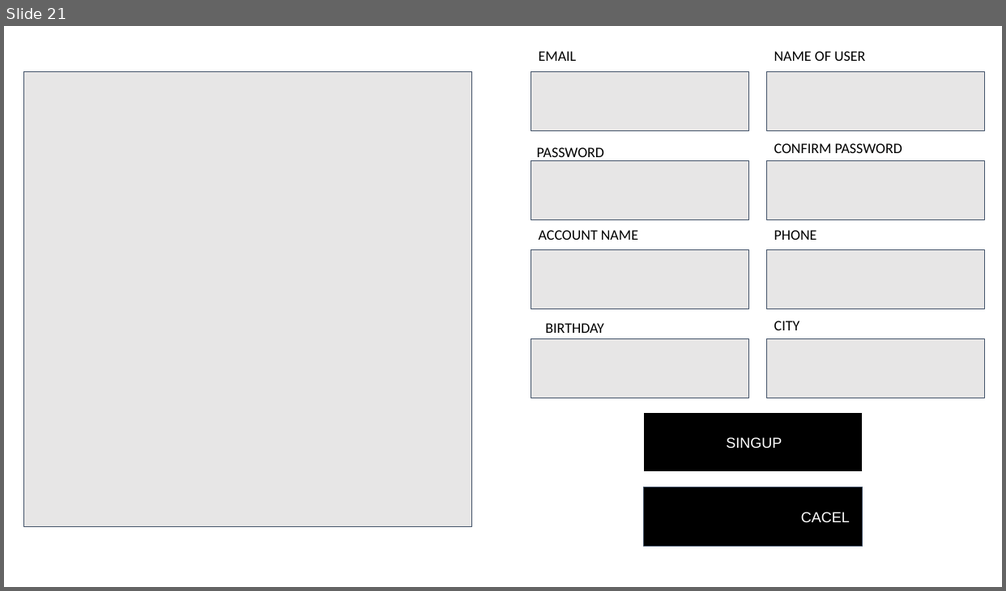
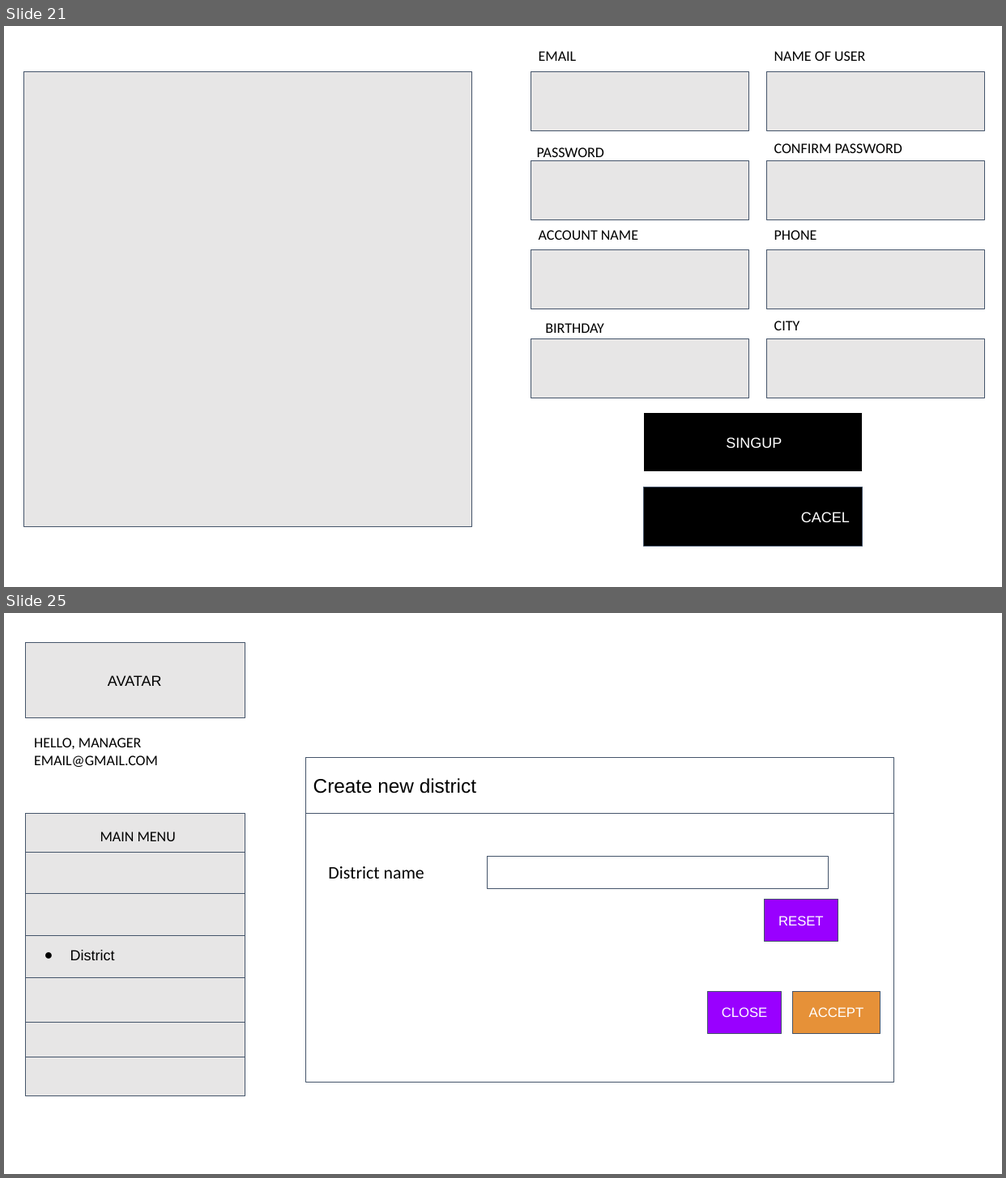
Before and after one commit to votrungquantp15/SE1618-GroupQNP, a slide deck: SWP-Document/SWP/wireframe SWP.pptx. Shown one above the other, each under a label of ours: slide 21 before the commit, slides 21 and 25 after it; the slides between them are not shown. The pictures are 1006x591 and 1006x1178 pixels, drawn with LibreOffice and Linux fonts; fonts in the diff are those of the drawing. Boxes give left, top, right and bottom in pixels: in the first picture for what was removed or moved away, otherwise in the second. Text is boxed around its words. In the diff, an @@ line names an element or a change of style, - is before the commit and + after.

```diff
--- a/SWP-Document/SWP/wireframe SWP.pptx
+++ b/SWP-Document/SWP/wireframe SWP.pptx
@@ slide 25 added at <box>4,613,1002,1174</box>, background #FFFFFF @@
@@ rectangle added at <box>26,642,246,717</box>, fill #E7E6E6, outline #44546A 0.75 pt, 14 pt, text #000000 @@
+AVATAR
@@ text added at <box>34,738,158,767</box>, 14 pt, text #000000 @@
+HELLO, MANAGER
+EMAIL@GMAIL.COM
@@ rectangle added at <box>305,757,894,813</box>, fill #FFFFFF, outline #44546A 0.75 pt, 19 pt, text #000000 @@
+Create new district
@@ rectangle added at <box>25,814,245,1097</box>, fill #E7E6E6, outline #44546A 0.75 pt, 14 pt, text #000000 @@
+● District
@@ rectangle added at <box>305,814,894,1082</box>, fill #FFFFFF, outline #44546A 0.75 pt @@
@@ line added from (26, 853) to (246, 853), #44546A 0.75 pt @@
@@ text added at <box>100,832,176,841</box>, 14 pt, text #000000 @@
+MAIN MENU
@@ text added at <box>328,867,424,879</box>, 17 pt, text #000000 @@
+District name
@@ rectangle added at <box>487,856,829,889</box>, fill #FFFFFF, outline #44546A 0.75 pt @@
@@ line added from (25, 894) to (246, 894), #44546A 0.75 pt @@
@@ rectangle added at <box>765,900,838,942</box>, fill #9900FF, outline #44546A 0.75 pt, 13 pt, text #FFFFFF @@
+RESET
@@ line added from (26, 936) to (246, 936), #44546A 0.75 pt @@
@@ line added from (26, 978) to (246, 978), #44546A 0.75 pt @@
@@ rectangle added at <box>708,992,781,1033</box>, fill #9900FF, outline #44546A 0.75 pt, 13 pt, text #FFFFFF @@
+CLOSE
@@ rectangle added at <box>792,992,880,1033</box>, fill #E69138, outline #44546A 0.75 pt, 13 pt, text #FFFFFF @@
+ACCEPT
@@ line added from (25, 1023) to (246, 1023), #44546A 0.75 pt @@
@@ line added from (26, 1057) to (246, 1057), #44546A 0.75 pt @@
```
Also in this commit, not shown: 7 other slides added, 7 other files.
